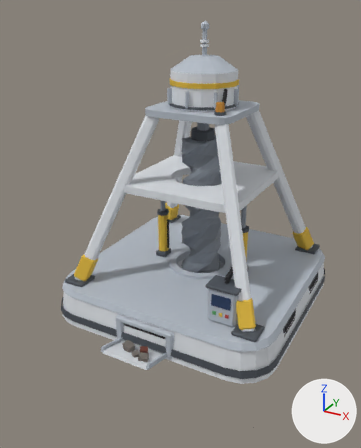
A saved change to the glTF model export/foreuse_eco_t3.glb.
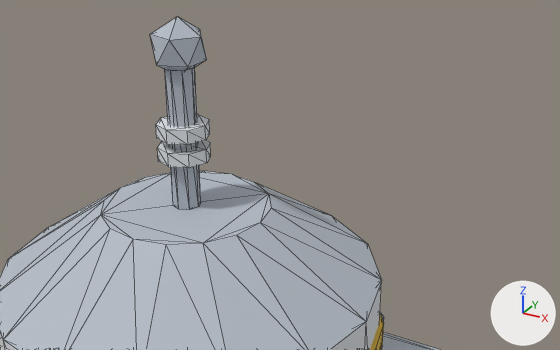
Each version is shown whole from a 50 mm lens placed at (1.73, -3.515, 2.401), pointed at (-0.074, -0.234, 0.76), then close up from a 50 mm lens placed at (0.544, -0.739, 2.489), pointed at (0.12, 0.032, 2.104). Arrows for +X, +Y and +Z are at lower right; the lights stay in place. The last two pictures show the newer version. The close-ups show mesh edges as thin lines. Vertices at exactly the same position are counted once.

Names of what the first close-up shows: 'capsule.002', 'capsule_dome.002', 'isolateur_0.002', 'isolateur_1.002', 'pieces_gris_clair.002', 'plateau.004' and 1 more.
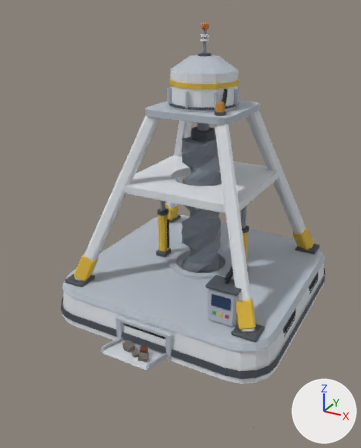
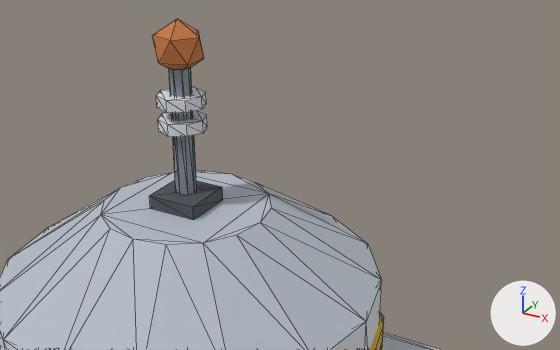
What differs and where, as boxes [x1, y1, x2, y2] in the close-ups (560 x 350 px):
'pieces_gris_clair.002', reshaped (mostly hidden afterwards)
    before: [150, 17, 384, 350]
    after: [380, 313, 384, 350]
'pieces_acier.008', reshaped (not visible before)
    after: [169, 68, 197, 195]
'pieces_cuivre.006', added (orange)
    after: [152, 19, 204, 70]
'pieces_blanc.002', reshaped (not visible before)
    after: [156, 87, 207, 137]
'pieces_acier_sombre.008', reshaped (not visible before)
    after: [149, 180, 223, 220]
'isolateur_1.002', deleted
    before: [156, 114, 210, 145]
'isolateur_0.002', deleted
    before: [157, 140, 211, 168]
part 3 of me_pieces_blanc_008, added
    after: [158, 111, 207, 137]
part 4 of me_pieces_blanc_008, added
    after: [156, 87, 206, 113]
part 5 of me_pieces_gris_clair_008, deleted
    before: [165, 67, 201, 210]
part 6 of me_pieces_gris_clair_008, deleted
    before: [150, 17, 207, 72]

Patch to the scene script:
```diff
--- a/export/foreuse_eco_t3.glb.py
+++ b/export/foreuse_eco_t3.glb.py
@@ mat_cuivre @@
+mat_cuivre = principled_material('cuivre')
+mat_cuivre.base_color = (0.552, 0.175, 0.0437)  # orange #c4743b
+mat_cuivre.roughness = 0.75
@@ me_pieces_acier_024 @@
 # used by ob_pieces_acier_008; location = (0.0, 0.0, 0.0)
-me_pieces_acier_024.from_pydata(...)  # 32 vertices, 56 faces; spans x -0.4..0.4, y -0.021..0.021, z 0.738..1.049
+me_pieces_acier_024.from_pydata(...)  # 48 vertices, 84 faces; spans x -0.4..0.4, y -0.021..0.021, z 0.738..2.233
+# me_pieces_acier_024 part 1: a new loose piece, an 8-sided cylinder along z spanning x -0.013..0.013, y -0.013..0.013, z 2.068..2.233, in mat_acier (grey #8a929c)
 me_pieces_acier_024.materials.append(mat_acier)
@@ me_pieces_acier_sombre_024 @@
 # used by ob_pieces_acier_sombre_008; location = (0.0, 0.0, 0.0)
-me_pieces_acier_sombre_024.from_pydata(...)  # 368 vertices, 672 faces; spans x -0.92..0.92, y -0.84..0.92, z 0.14..1.07
+me_pieces_acier_sombre_024.from_pydata(...)  # 376 vertices, 684 faces; spans x -0.92..0.92, y -0.84..0.92, z 0.14..2.07
+# me_pieces_acier_sombre_024 part 2: a new loose piece, a box spanning x -0.034..0.034, y -0.034..0.034, z 2.05..2.068, in mat_acier_sombre (dark grey #4a5058)
 me_pieces_acier_sombre_024.materials.append(mat_acier_sombre)
@@ me_pieces_blanc_008 @@
 # used by ob_pieces_blanc_002; location = (0.0, 0.0, 0.0)
-me_pieces_blanc_008.from_pydata(...)  # 104 vertices, 188 faces; spans x -0.79..0.79, y -1.2..0.79, z 0.0..1.65
+me_pieces_blanc_008.from_pydata(...)  # 136 vertices, 244 faces; spans x -0.79..0.79, y -1.2..0.79, z 0.0..2.2
+# me_pieces_blanc_008 part 3: a new loose piece, an 8-sided cylinder along z spanning x -0.031..0.031, y -0.031..0.031, z 2.153..2.169, in mat_blanc (white #dfe3e8)
+# me_pieces_blanc_008 part 4: a new loose piece, an 8-sided cylinder along z spanning x -0.031..0.031, y -0.031..0.031, z 2.184..2.199, in mat_blanc (white #dfe3e8)
 me_pieces_blanc_008.materials.append(mat_blanc)
@@ me_pieces_gris_clair_008 @@
 # used by ob_pieces_gris_clair_002; location = (0.0, 0.0, 0.0)
-me_pieces_gris_clair_008.from_pydata(...)  # 308 vertices, 556 faces; spans x -0.29..0.29, y -1.2..0.29, z 0.01..2.29
+me_pieces_gris_clair_008.from_pydata(...)  # 280 vertices, 508 faces; spans x -0.29..0.29, y -1.2..0.29, z 0.01..1.83
+# me_pieces_gris_clair_008 part 5: the loose piece of 16 vertices spanning x -0.02..0.02, y -0.02..0.02, z 2.05..2.23 is deleted
+# me_pieces_gris_clair_008 part 6: the loose piece of 12 vertices spanning x -0.03..0.03, y -0.03..0.03, z 2.22..2.29 is deleted
 me_pieces_gris_clair_008.materials.append(mat_gris_clair)
@@ me_pieces_cuivre_008 @@
+me_pieces_cuivre_008.from_pydata(...)  # an icosphere of 20 faces spanning x -0.03..0.03, y -0.0285..0.0285, z 2.2234..2.2906
+me_pieces_cuivre_008.materials.append(mat_cuivre)  # orange #c4743b
@@ ob_isolateur_0_002 @@
-ob_isolateur_0_002 = bpy.data.objects.new('isolateur_0.002', me_isolateur_0_008)
-ob_isolateur_0_002.location = (0.0, 0.0, 0.0)
@@ ob_isolateur_1_002 @@
-ob_isolateur_1_002 = bpy.data.objects.new('isolateur_1.002', me_isolateur_1_008)
-ob_isolateur_1_002.location = (0.0, 0.0, 0.0)
@@ ob_pieces_cuivre_006 @@
+ob_pieces_cuivre_006 = bpy.data.objects.new('pieces_cuivre.006', me_pieces_cuivre_008)
+ob_pieces_cuivre_006.location = (0.0, 0.0, 0.0)
```
